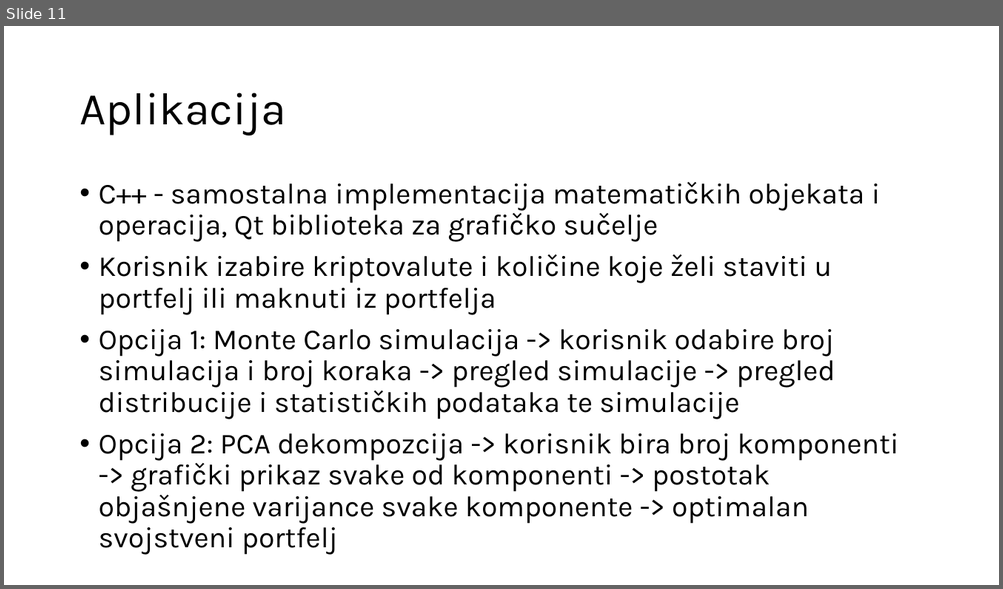
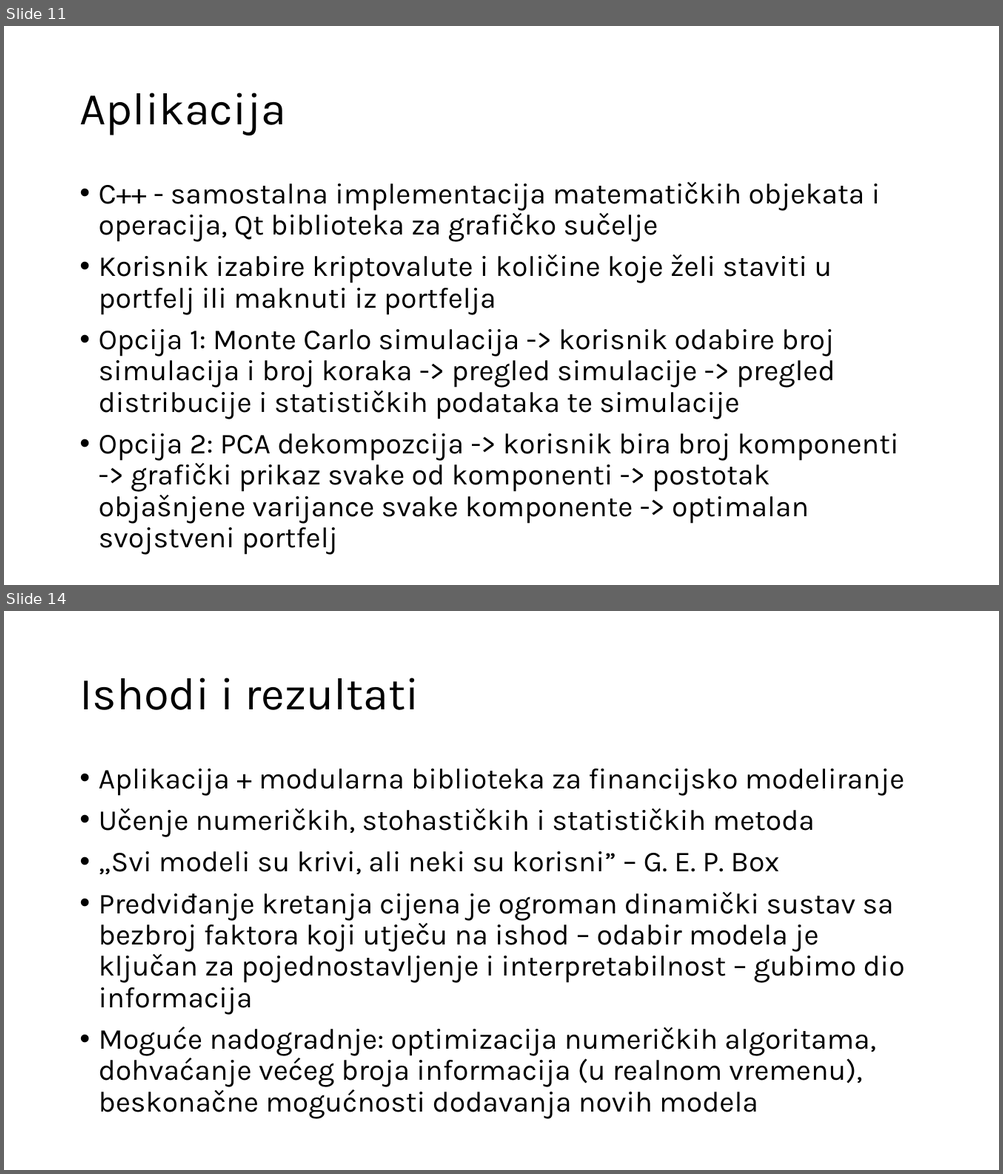
Before and after one commit to IvanDzanija/PortfolioSimulator, a slide deck: Preza.pptx. Shown one above the other, each under a label of ours: slide 11 before the commit, slides 11 and 14 after it; the slides between them are not shown. The pictures are 1003x589 and 1003x1174 pixels, drawn with LibreOffice and Linux fonts; fonts in the diff are those of the drawing. Boxes give left, top, right and bottom in pixels: in the first picture for what was removed or moved away, otherwise in the second. Text is boxed around its words. In the diff, an @@ line names an element or a change of style, - is before the commit and + after.

```diff
--- a/Preza.pptx
+++ b/Preza.pptx
@@ slide 14 added at <box>4,611,999,1170</box>, background #FFFFFF @@
@@ title added at <box>79,678,419,710</box>, 44 pt, text #000000 @@
+Ishodi i rezultati
@@ text added at <box>99,769,905,1119</box>, 28 pt, text #000000 @@
+• Aplikacija + modularna biblioteka za financijsko modeliranje
+• Učenje numeričkih, stohastičkih i statističkih metoda
+• „Svi modeli su krivi, ali neki su korisni” – G. E. P. Box
+• Predviđanje kretanja cijena je ogroman dinamički sustav sa bezbroj faktora koji utječu na ishod – odabir modela je ključan za pojednostavljenje i interpretabilnost – gubimo dio informacija
+• Moguće nadogradnje: optimizacija numeričkih algoritama, dohvaćanje većeg broja informacija (u realnom vremenu), beskonačne mogućnosti dodavanja novih modela
```
Also in this commit, not shown: 3 slides changed, 2 other slides added.
